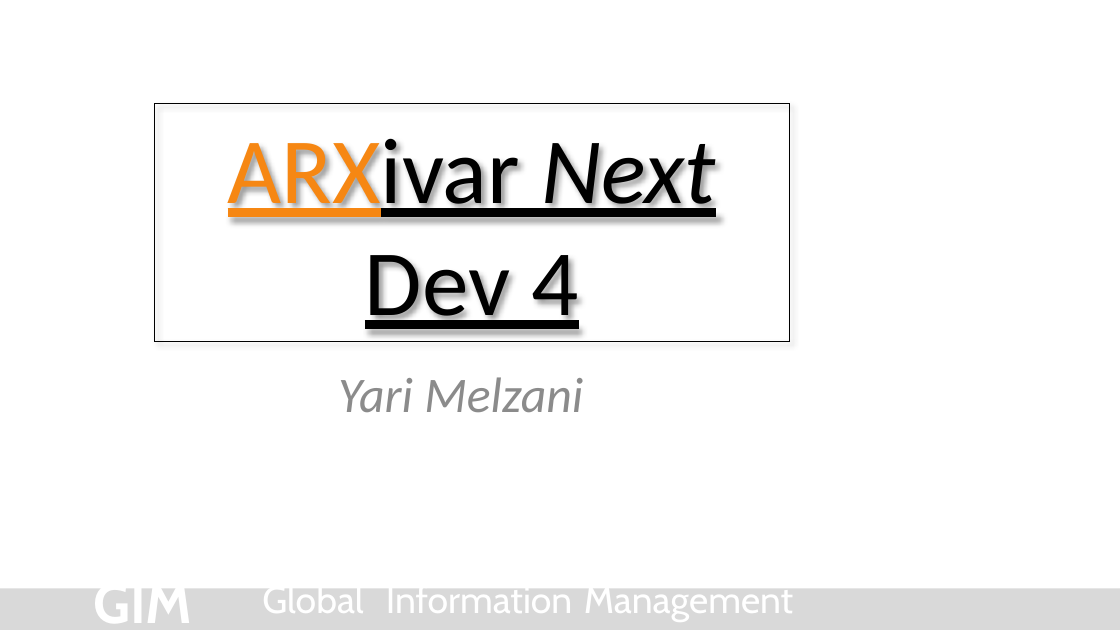
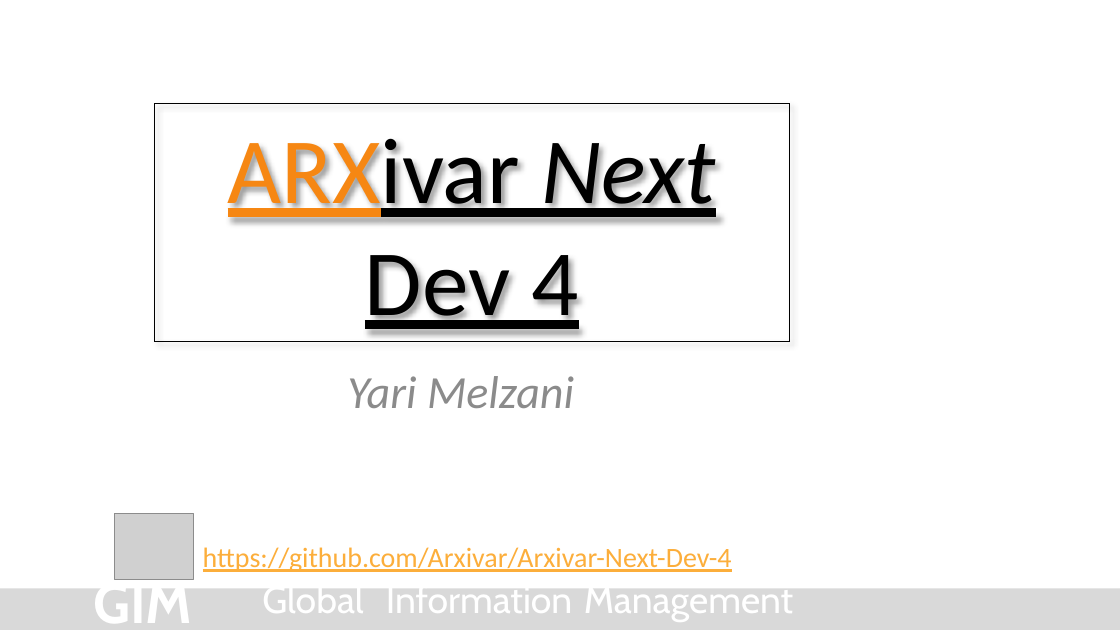
Before and after one commit to Arxivar/Arxivar-Next-Dev-4, a slide deck: slide 1 of doc/ARXDev4.pptx. Drawn at 1120x630 pixels with LibreOffice and Linux fonts; fonts in the diff are those of the drawing; grey boxes stand for pictures; background and template pictures are left out. Boxes give left, top, right and bottom in pixels: in the first picture for what was removed or moved away, otherwise in the second. Text is boxed around its words. In the diff, an @@ line names an element or a change of style, - is before the commit and + after.

```diff
--- a/doc/ARXDev4.pptx
+++ b/doc/ARXDev4.pptx
@@ subtitle "Yari Melzani" at <box>347,376,574,408</box>: size 32 to 29.6 pt @@
@@ picture added at <box>114,514,194,580</box> @@
@@ text added at <box>203,547,732,572</box>, 18 pt, text #FCAE3B, underline @@
+https://github.com/Arxivar/Arxivar-Next-Dev-4
```
Also in this commit, not shown: 1 other slide changed.
